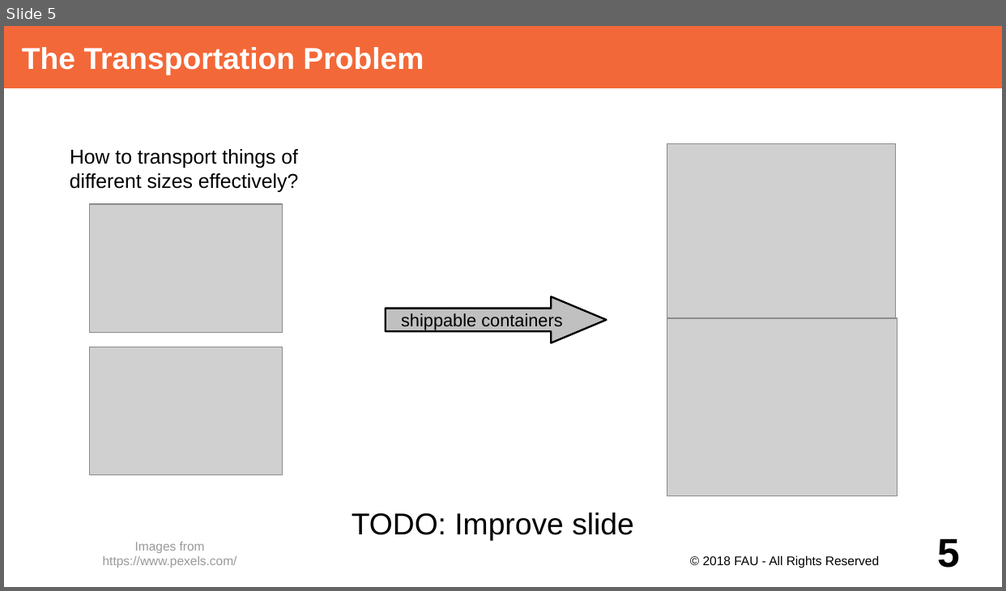
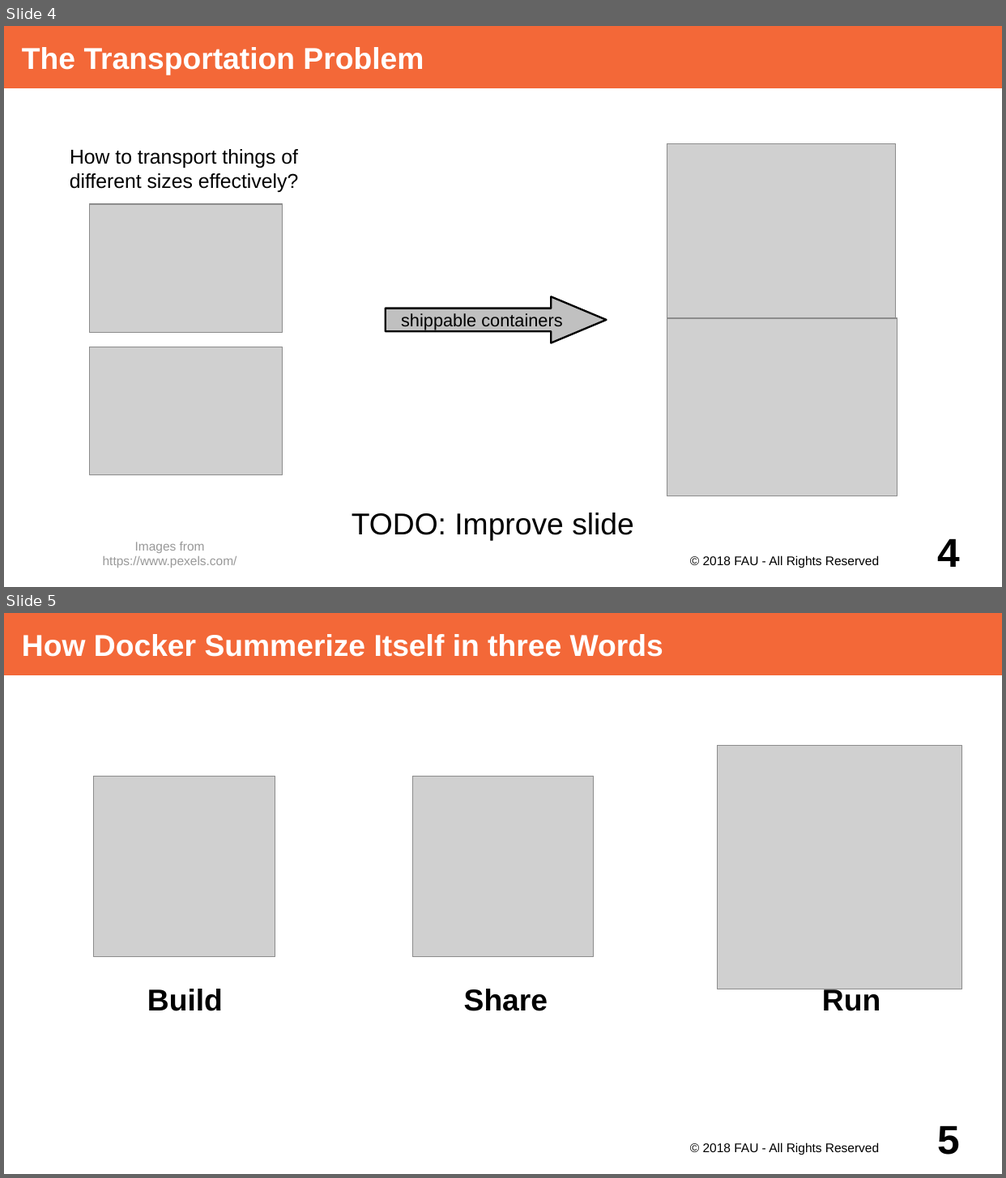
Before and after one commit to dirkriehle/adap-course, a slide deck: Lecture Slides/ADAP Z01 - Containerization.odp. Shown one above the other, each under a label of ours: slide 5 before the commit, slides 4 and 5 after it. The pictures are 1006x591 and 1006x1178 pixels, drawn with LibreOffice and Linux fonts; fonts in the diff are those of the drawing; grey boxes stand for pictures. Boxes give left, top, right and bottom in pixels: in the first picture for what was removed or moved away, otherwise in the second. Text is boxed around its words. In the diff, an @@ line names an element or a change of style, - is before the commit and + after.

```diff
--- a/Lecture Slides/ADAP Z01 - Containerization.odp
+++ b/Lecture Slides/ADAP Z01 - Containerization.odp
@@ slide 5 added at box(4, 613, 1002, 1174), background #FFFFFF @@
@@ title added at box(4, 613, 1002, 675), fill #F36838, 24 pt, text #FFFFFF, bold @@
+How Docker Summerize Itself in three Words
@@ picture added at box(718, 745, 962, 990) @@
@@ picture added at box(94, 776, 275, 957) @@
@@ picture added at box(412, 776, 594, 957) @@
@@ text added at box(147, 989, 223, 1012), 24 pt, text #000000, bold @@
+Build
@@ text added at box(464, 989, 548, 1012), 24 pt, text #000000, bold @@
+Share
@@ text added at box(822, 987, 880, 1012), 24 pt, text #000000, bold @@
+Run
@@ text added at box(703, 1143, 879, 1156), 10 pt, text #000000 @@
+© 2018 FAU - All Rights Reserved
@@ page number added at box(937, 1126, 960, 1155), 32 pt, text #000000, bold @@
+5
@@ what was slide 5 is now slide 4 @@
@@ page number at box(937, 539, 960, 567): text changed @@
-5
+4
```
Also in this commit, not shown: 5 slides changed, 3 other slides added.
